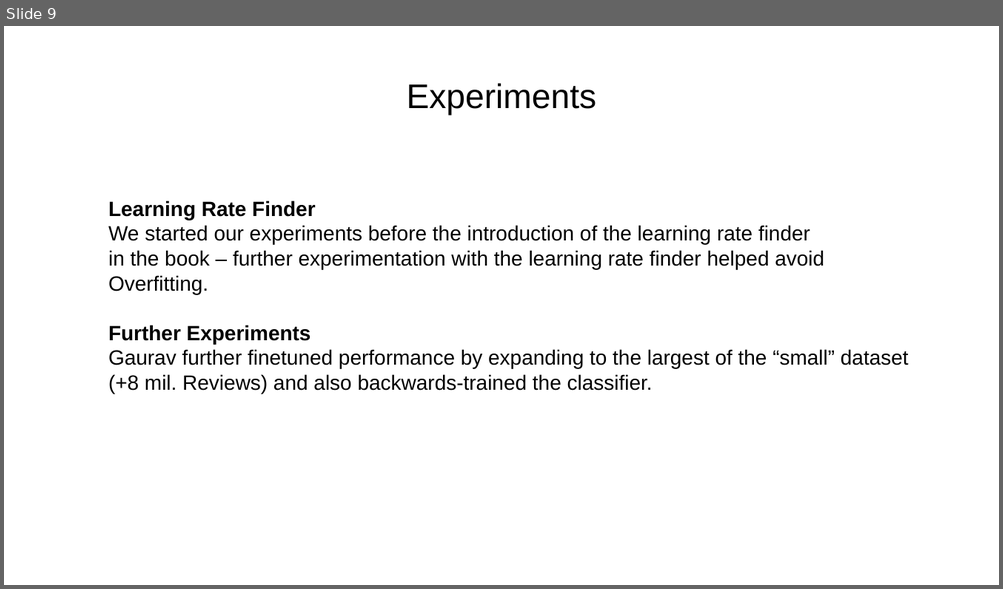
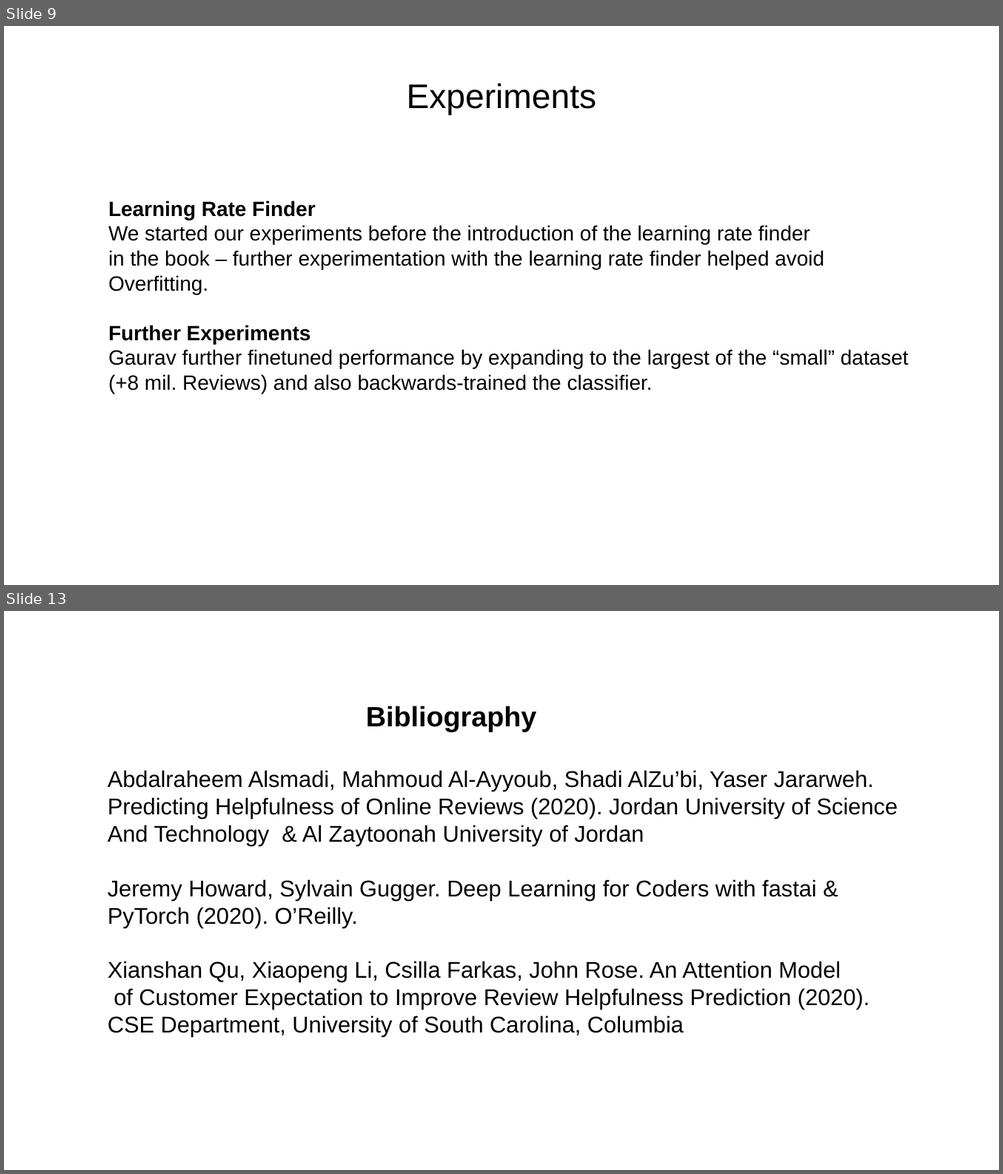
Before and after one commit to postprandial/fastai-amazonreview, a slide deck: Amazon_Review_Helpfulness_NLP-1-ONLINE.pptx. Shown one above the other, each under a label of ours: slide 9 before the commit, slides 9 and 13 after it; the slides between them are not shown. The pictures are 1003x589 and 1003x1174 pixels, drawn with LibreOffice and Linux fonts; fonts in the diff are those of the drawing. Boxes give left, top, right and bottom in pixels: in the first picture for what was removed or moved away, otherwise in the second. Text is boxed around its words. In the diff, an @@ line names an element or a change of style, - is before the commit and + after.

Commit message:
updates to slides bibliography and link

```diff
--- a/Amazon_Review_Helpfulness_NLP-1-ONLINE.pptx
+++ b/Amazon_Review_Helpfulness_NLP-1-ONLINE.pptx
@@ slide 13 added at (4, 611, 999, 1170), background #FFFFFF @@
@@ text added at (366, 706, 537, 732), 54 pt, text #000000, bold @@
+Bibliography
@@ text added at (108, 770, 898, 1034), 44 pt, text #000000 @@
+Abdalraheem Alsmadi, Mahmoud Al-Ayyoub, Shadi AlZu’bi, Yaser Jararweh.
+Predicting Helpfulness of Online Reviews (2020). Jordan University of Science
+And Technology & Al Zaytoonah University of Jordan
+Jeremy Howard, Sylvain Gugger. Deep Learning for Coders with fastai &
+PyTorch (2020). O’Reilly.
+Xianshan Qu, Xiaopeng Li, Csilla Farkas, John Rose. An Attention Model
+of Customer Expectation to Improve Review Helpfulness Prediction (2020).
+CSE Department, University of South Carolina, Columbia
```
Also in this commit, not shown: 6 slides changed.
